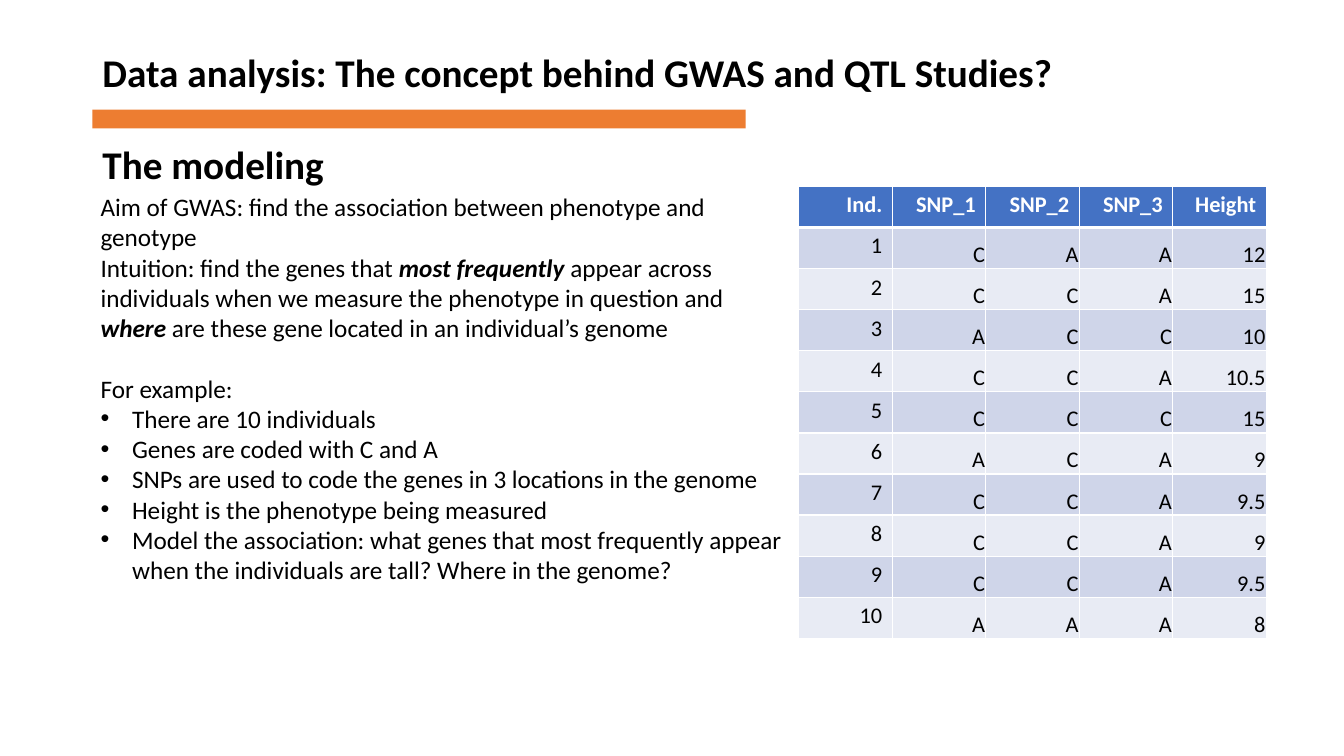
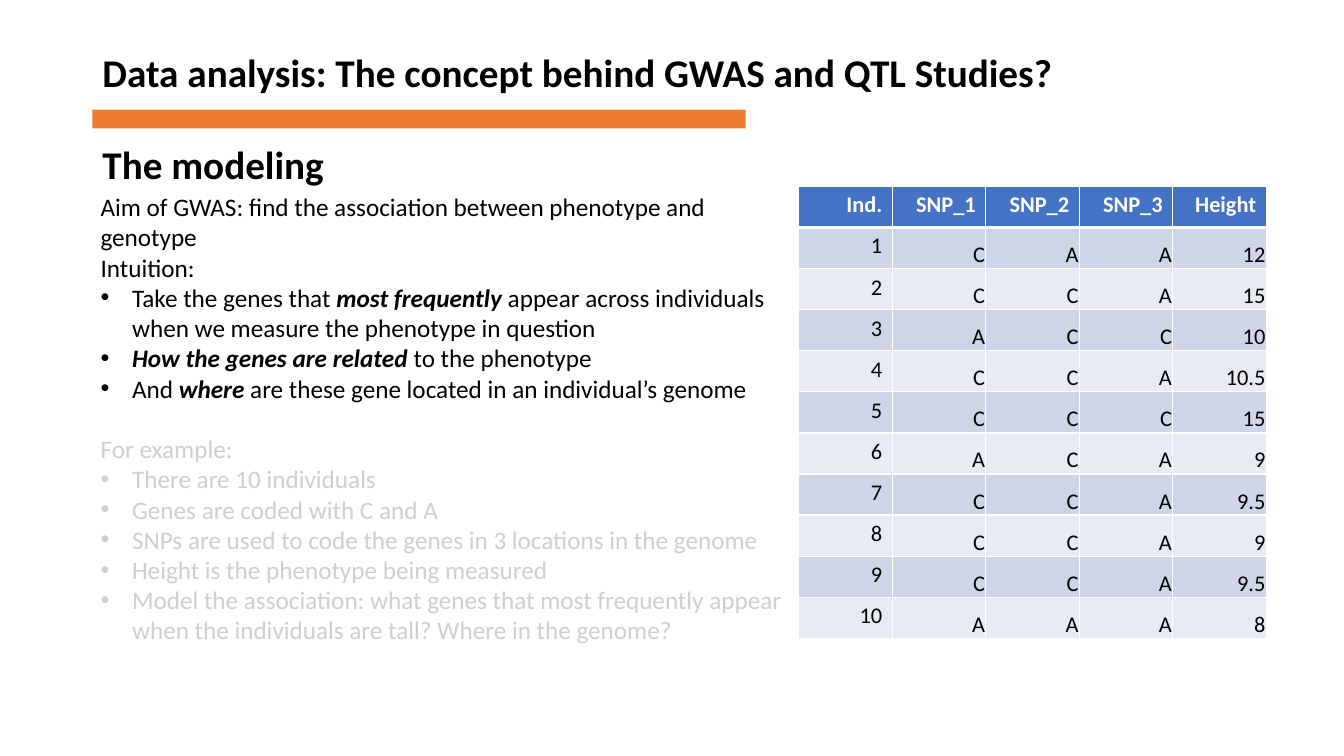
Before and after one commit to firzaariany/Course_Tree_improvement, a slide deck: slide 10 of Advances in quantitative genetics.pptx. Drawn at 1344x756 pixels with LibreOffice and Linux fonts; fonts in the diff are those of the drawing. Boxes give left, top, right and bottom in pixels: in the first picture for what was removed or moved away, otherwise in the second. Text is boxed around its words. In the diff, an @@ line names an element or a change of style, - is before the commit and + after.

```diff
--- a/Advances in quantitative genetics.pptx
+++ b/Advances in quantitative genetics.pptx
@@ text at bbox=[101, 259, 764, 403]: text changed @@
-Intuition: find the genes that most frequently appear across individuals when we measure the phenotype in question and where are these gene located in an individual’s genome
+Intuition:
+• Take the genes that most frequently appear across individuals when we measure the phenotype in question
+• How the genes are related to the phenotype
+• And where are these gene located in an individual’s genome
@@ rectangle added at bbox=[20, 424, 800, 685], fill #FFFFFF at 81% opacity @@
```
Also in this commit, not shown: 3 other slides changed, 5 slides added, 1 slide removed, 1 other file.
